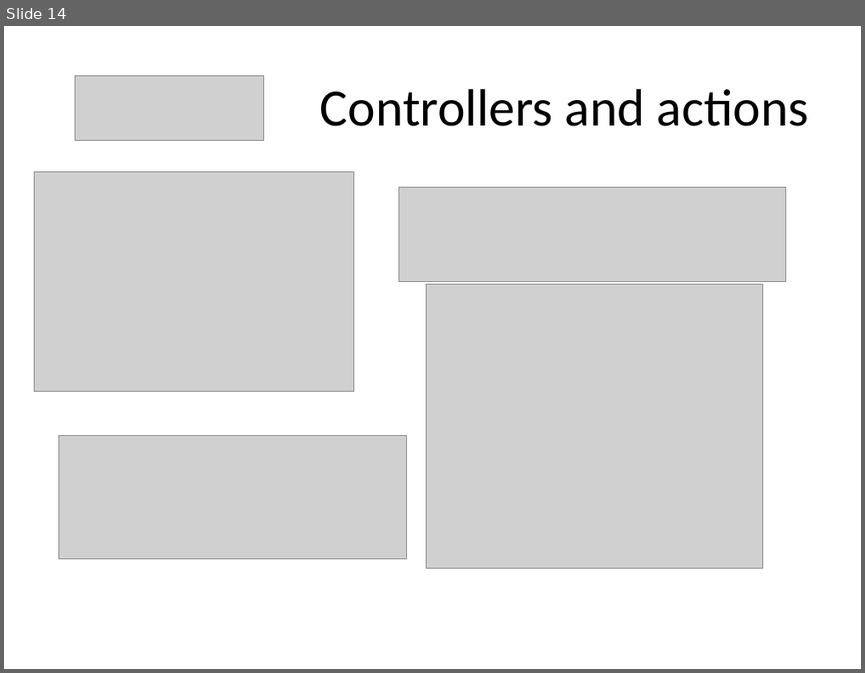
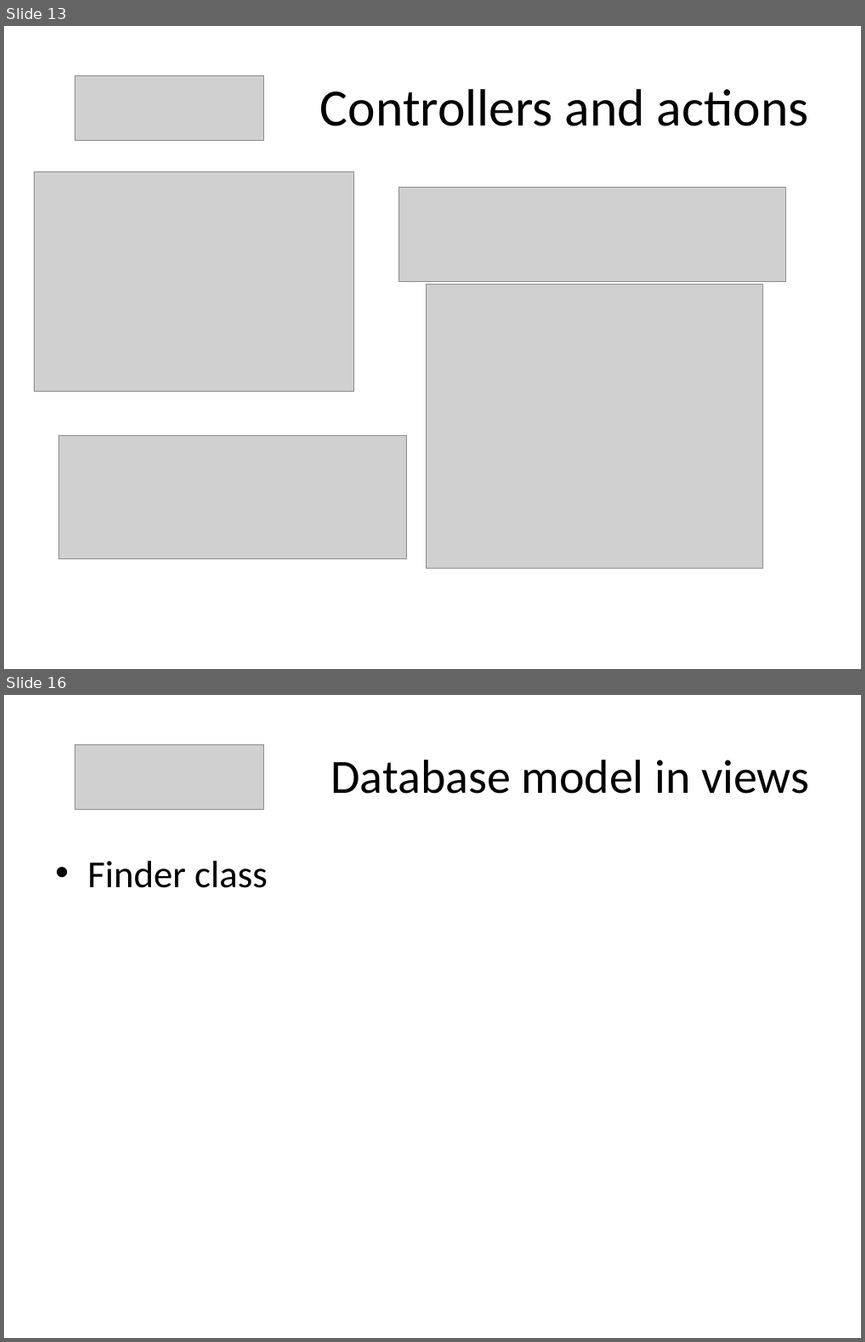
Before and after one commit to martadoberschuetz/dev_training, a slide deck: Play take 2.pptx. Shown one above the other, each under a label of ours: slide 14 before the commit, slides 13 and 16 after it; the slides between them are not shown. The pictures are 865x673 and 865x1342 pixels, drawn with LibreOffice and Linux fonts; fonts in the diff are those of the drawing; grey boxes stand for pictures. Boxes give left, top, right and bottom in pixels: in the first picture for what was removed or moved away, otherwise in the second. Text is boxed around its words. In the diff, an @@ line names an element or a change of style, - is before the commit and + after.

```diff
--- a/Play take 2.pptx
+++ b/Play take 2.pptx
@@ slide 16 added at <box>4,695,861,1338</box>, background #FFFFFF @@
@@ picture added at <box>75,744,263,809</box> @@
@@ title added at <box>331,760,809,794</box>, 40 pt, text #000000 @@
+Database model in views
@@ text added at <box>87,861,268,888</box>, 32 pt, text #000000 @@
+• Finder class
@@ what was slide 14 is now slide 13 @@
```
Also in this commit, not shown: 4 slides changed, 1 other slide added, 2 slides removed, 9 other files.
